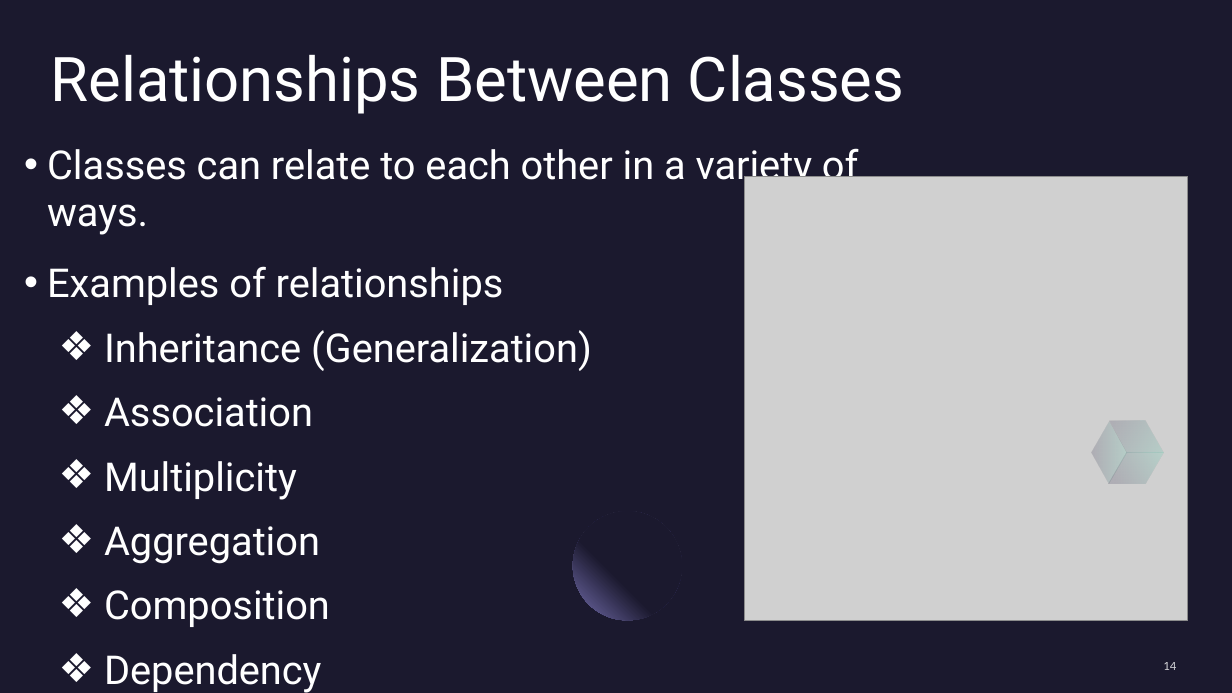
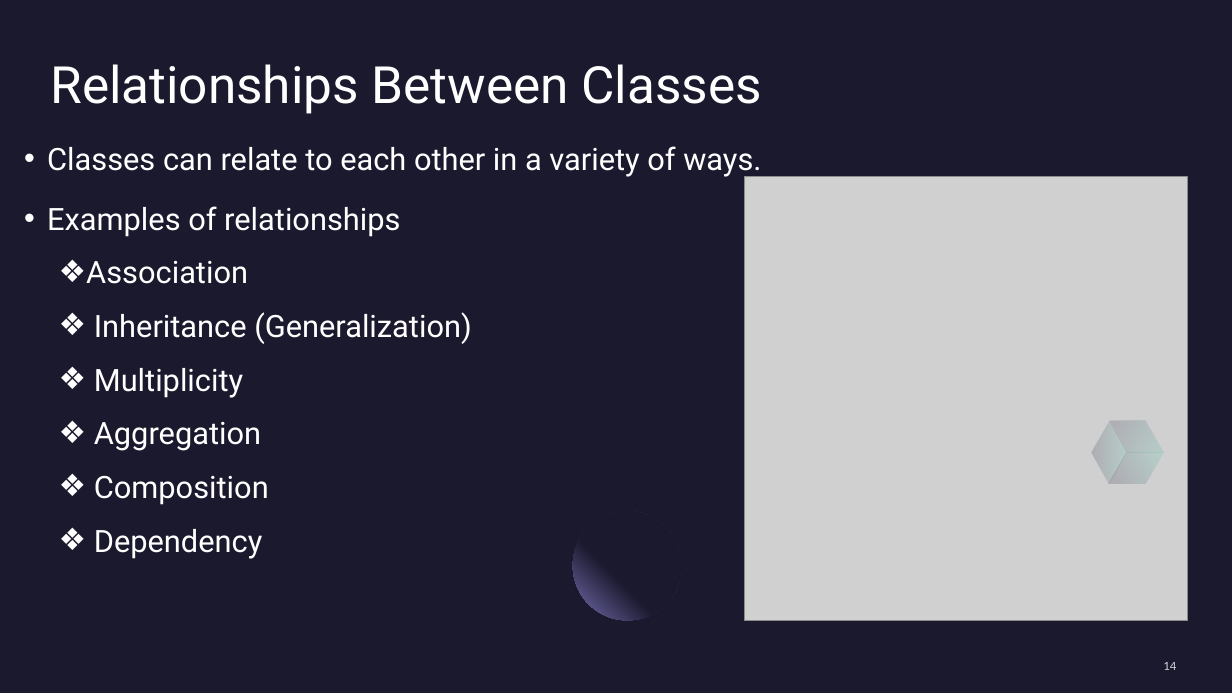
Before and after one commit to draidyn/ATMApplication, a slide deck: slide 14 of FinalPresentationClassDiagram.pptx. Drawn at 1232x693 pixels with LibreOffice and Linux fonts; fonts in the diff are those of the drawing; grey boxes stand for pictures. Boxes give left, top, right and bottom in pixels: in the first picture for what was removed or moved away, otherwise in the second. Text is boxed around its words. In the diff, an @@ line names an element or a change of style, - is before the commit and + after.

Commit message:
unified the theme of the slide layout

```diff
--- a/FinalPresentationClassDiagram.pptx
+++ b/FinalPresentationClassDiagram.pptx
@@ title "Relationships Between Classes" at bbox=[51, 64, 761, 114]: size 48 to 40 pt @@
@@ subtitle at bbox=[47, 146, 761, 559]: size 31 to 24 pt @@
@@ subtitle at bbox=[86, 261, 248, 284]: paragraph added @@
+  ❖ Association
@@ subtitle at bbox=[104, 397, 313, 427]: paragraph removed @@
-  ❖ Association
```
Also in this commit, not shown: 9 other slides changed.
